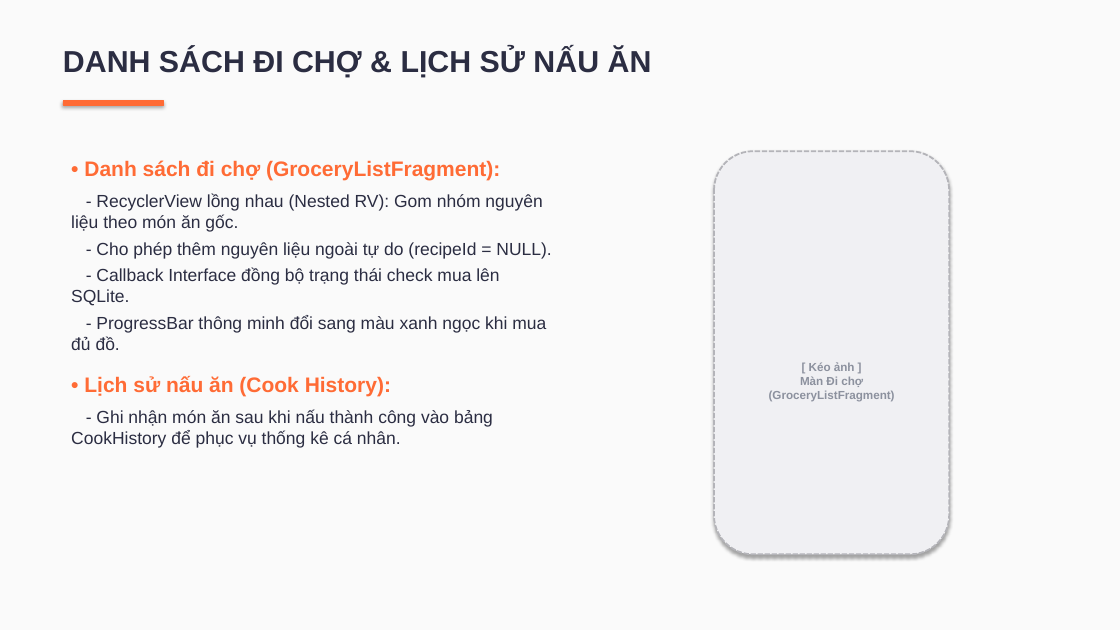
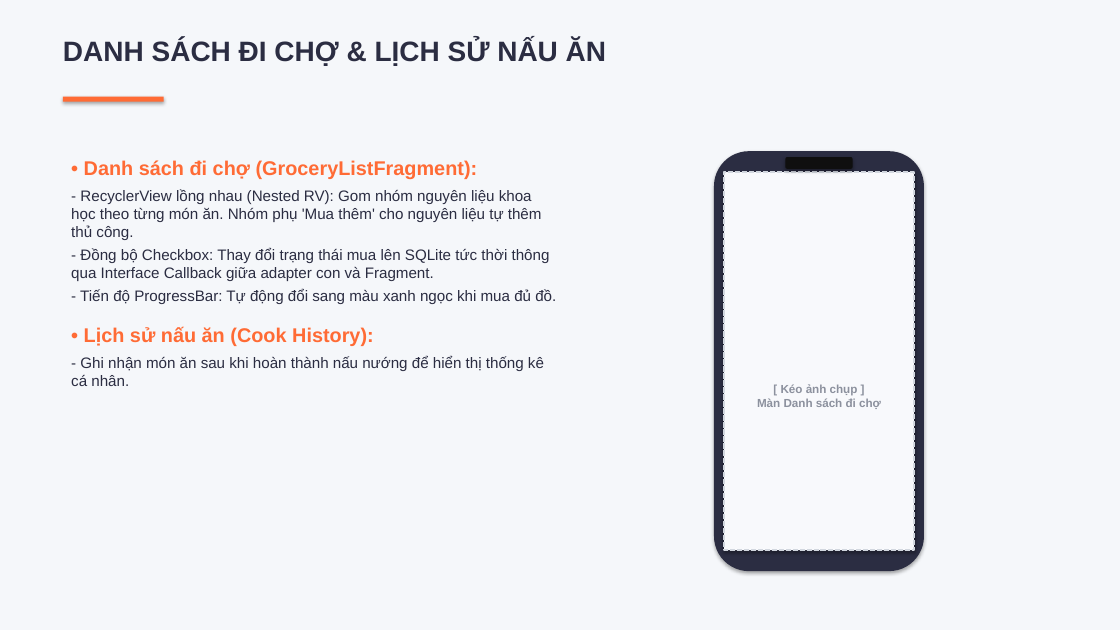
Before and after one commit to Hiu-Small/CookBook-AndroidApp, a slide deck: slide 9 of CookBook_Full_Presentation.pptx (slide 8 before the commit). Drawn at 1120x630 pixels with LibreOffice and Linux fonts; fonts in the diff are those of the drawing. Boxes give left, top, right and bottom in pixels: in the first picture for what was removed or moved away, otherwise in the second. Text is boxed around its words. In the diff, an @@ line names an element or a change of style, - is before the commit and + after.

```diff
--- a/CookBook_Full_Presentation.pptx
+++ b/CookBook_Full_Presentation.pptx
@@ background #FAFAFA to #F5F7FA @@
@@ text "DANH SÁCH ĐI CHỢ & ...": place and size @@
-text "DANH SÁCH ĐI CHỢ & ..." at [63,48,652,78]
+text "DANH SÁCH ĐI CHỢ & ..." at [63,39,606,66]
@@ text "DANH SÁCH ĐI CHỢ & ..." at [63,39,606,66]: size 26 to 24 pt @@
@@ rectangle: place and size @@
-rectangle at [63,101,164,105]
+rectangle at [63,97,164,102]
@@ rectangle at [63,97,164,102]: outline #FF6B35 0.75 pt to none @@
@@ text at [84,160,478,346]: size 18 to 17 pt in "• Danh sách đi chợ (GroceryListFragment):", "• Lịch sử nấu ăn (Cook History):"; less space between paragraphs @@
@@ rounded rectangle added at [714,151,924,571], fill #2B2D42 @@
@@ rectangle "[ Kéo ảnh chụp ] ...": place and size @@
-rectangle "[ Kéo ảnh chụp ] ..." at [714,151,949,555]
+rectangle "[ Kéo ảnh chụp ] ..." at [724,172,914,550]
@@ rectangle "[ Kéo ảnh chụp ] ..." at [724,172,914,550]: rounded rectangle to rectangle; fill #F0F0F3 to #F8F9FC; outline #B4B4B9 1.5 pt dashed to #D2D7DF 1.5 pt dashed @@
@@ rounded rectangle added at [786,157,853,169], fill #0F0F0F @@
@@ text at [71,189,556,304]: text changed; size 15 to 13 pt @@
-- RecyclerView lồng nhau (Nested RV): Gom nhóm nguyên liệu theo món ăn gốc.
-- Cho phép thêm nguyên liệu ngoài tự do (recipeId = NULL).
-- Callback Interface đồng bộ trạng thái check mua lên SQLite.
-- ProgressBar thông minh đổi sang màu xanh ngọc khi mua đủ đồ.
+- RecyclerView lồng nhau (Nested RV): Gom nhóm nguyên liệu khoa học theo từng món ăn. Nhóm phụ 'Mua thêm' cho nguyên liệu tự thêm thủ công.
+- Đồng bộ Checkbox: Thay đổi trạng thái mua lên SQLite tức thời thông qua Interface Callback giữa adapter con và Fragment.
+- Tiến độ ProgressBar: Tự động đổi sang màu xanh ngọc khi mua đủ đồ.
@@ text at [71,356,544,386]: text changed; size 15 to 13 pt @@
-- Ghi nhận món ăn sau khi nấu thành công vào bảng CookHistory để phục vụ thống kê cá nhân.
+- Ghi nhận món ăn sau khi hoàn thành nấu nướng để hiển thị thống kê cá nhân.
@@ text in rectangle at [757,384,881,409]: text changed @@
-[ Kéo ảnh ]
-Màn Đi chợ
-(GroceryListFragment)
+[ Kéo ảnh chụp ]
+Màn Danh sách đi chợ
```
Also in this commit, not shown: 5 other slides changed, 4 slides added, 3 slides removed, 4 other files.
